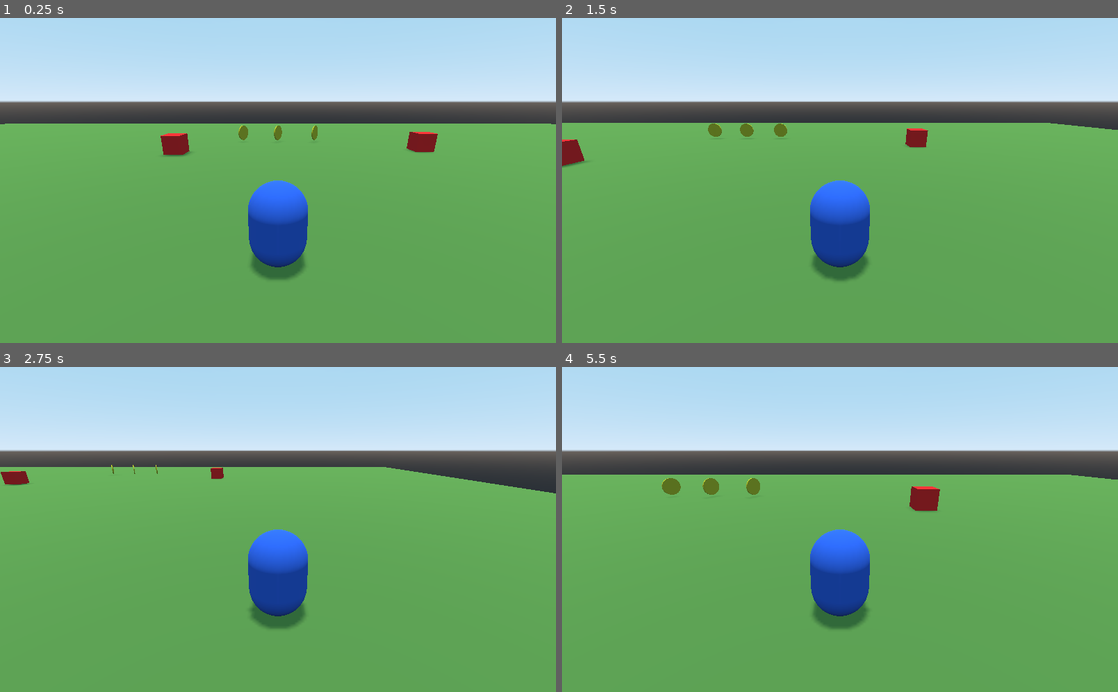
Above: before the commit, frames 1-4 (two rows, left to right).
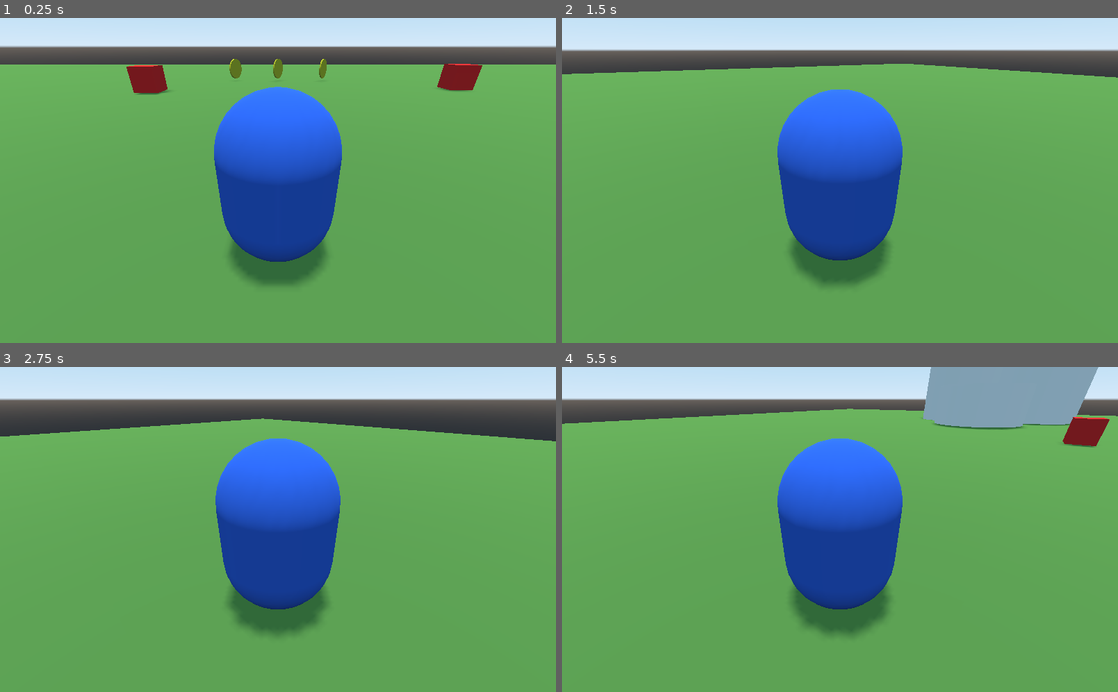
Above: after the commit, the same moments.

Repository: Aledrao/aprendendo
Game: Godot game, scene res://scenario.tscn
The game is run twice, just before and just after one commit, with the same random seed, the same clock (stepped at 60 frames per second) and the same inputs.
Inputs:
- Up to frame 1 (0.25 s): no input
- Up to frame 2 (1.5 s): hold Right (ui_right) 0.53-1.28 s; hold Down (ui_down) from 1.28 s (still down)
- Up to frame 3 (2.75 s): release Down (ui_down) at 2.03 s; hold Right (ui_right) from 2.03 s (still down)
- Up to frame 4 (5.5 s): release Right (ui_right) at 2.78 s; hold Up (ui_up) 2.78-3.53 s; hold Left (ui_left) 3.53-5.03 s; hold Down (ui_down) from 5.03 s (still down)

The runs differ from the first frame. In frame 1, 38% of the frame differs, in the area x 0-100%, y 1-83%; in frame 2, 36%; in frame 3, 36%; in frame 4, 38%.

Commit message:
Finalizacao de particulas e configuracao inicial das cameras

Diff:
--- /dev/null
+++ b/Camera.gd
@@ -0,0 +1,22 @@
+extends Camera
+
+export var distance = 4.0
+export var height = 2.0
+
+func _ready():
+	set_physics_process(true)
+	set_as_toplevel(true)
+
+func _physics_process(delta):
+	var target = get_parent().get_global_transform().origin
+	var pos = get_global_transform().origin
+	var up = Vector3(0, 1, 0)
+
+	var offset = pos - target
+
+	offset = offset.normalized() * distance
+	offset.y = height
+
+	pos = target + offset
+
+	look_at_from_position(pos, target, up)
--- a/character.tscn
+++ b/character.tscn
@@ -1,6 +1,7 @@
-[gd_scene load_steps=5 format=2]
+[gd_scene load_steps=6 format=2]
 
 [ext_resource path="res://character.gd" type="Script" id=1]
+[ext_resource path="res://Camera.gd" type="Script" id=2]
 
 [sub_resource type="CapsuleMesh" id=1]
 
@@ -12,6 +13,13 @@
 [node name="KinematicBody" type="KinematicBody"]
 script = ExtResource( 1 )
 
+[node name="target" type="Spatial" parent="."]
+
+[node name="Camera" type="Camera" parent="target"]
+transform = Transform( 1, 0, 0, 0, 0.946739, 0.322001, 0, -0.322001, 0.946739, 0, 3.94023, 7.01081 )
+doppler_tracking = 2
+script = ExtResource( 2 )
+
 [node name="MeshInstance" type="MeshInstance" parent="."]
 transform = Transform( 1, 0, 0, 0, -1.62921e-07, -1, 0, 1, -1.62921e-07, 0, 0, 0 )
 mesh = SubResource( 1 )
@@ -20,7 +28,3 @@
 [node name="CollisionShape" type="CollisionShape" parent="."]
 transform = Transform( 1, 0, 0, 0, -1.62921e-07, -1, 0, 1, -1.62921e-07, 0, 0, 0 )
 shape = SubResource( 3 )
-
-[node name="Camera" type="Camera" parent="."]
-transform = Transform( 1, 0, 0, 0, 0.946739, 0.322001, 0, -0.322001, 0.946739, 0, 3.94023, 7.01081 )
-doppler_tracking = 2
--- a/inimigo_quadrado_h.gd
+++ b/inimigo_quadrado_h.gd
@@ -2,10 +2,13 @@
 
 const VELOCIDADE = 6
 const DISTANCIA = 12
+const TIME_PERIOD = 1
 
 var posicao_inicial
 var posicao_final
 var flip = true
+var time = 0
+var dealth = false
 
 var t;
 
@@ -15,6 +18,11 @@
 	posicao_final = posicao_inicial + DISTANCIA
 
 func _process(delta):
+	if(dealth):
+		time += delta
+	else:
+		time = 0
+
 	if(posicao_inicial <= posicao_final and flip):
 		t.origin += Vector3(delta * VELOCIDADE, 0, 0)
 		set_transform(t)
@@ -27,5 +35,11 @@
 		if(t.origin.x <= posicao_inicial):
 			flip = true
 
+	if(dealth and time > TIME_PERIOD):
+		$".".queue_free()
+
 func dano():
-	$".".queue_free()
+	$MeshInstance.visible = false
+	$CollisionShape.disabled = true
+	$Particles.emitting = true
+	dealth = true
--- a/inimigo_quadrado_h.tscn
+++ b/inimigo_quadrado_h.tscn
@@ -8,6 +8,27 @@
 
 [sub_resource type="SpatialMaterial" id=3]
 albedo_color = Color( 0.898039, 0.113725, 0.113725, 1 )
+
+[sub_resource type="SpatialMaterial" id=4]
+albedo_color = Color( 0, 0, 0, 1 )
+
+[sub_resource type="ParticlesMaterial" id=6]
+emission_shape = 2
+emission_box_extents = Vector3( 1, 1, 2 )
+gravity = Vector3( 0, 0, -9.8 )
+initial_velocity = 1.13
+angular_velocity = 277.9
+angular_velocity_random = 0.16
+linear_accel = -5.26
+linear_accel_random = 0.19
+radial_accel = -5.26
+radial_accel_random = 0.19
+tangential_accel_random = 0.23
+damping = 3.51
+angle_random = 0.07
+
+[sub_resource type="CubeMesh" id=7]
+size = Vector3( 0.4, 0.4, 0.4 )
 
 [node name="inimigo_quadrado_h" type="StaticBody"]
 collision_layer = 4
@@ -19,3 +40,9 @@
 [node name="MeshInstance" type="MeshInstance" parent="."]
 mesh = SubResource( 2 )
 material/0 = SubResource( 3 )
+
+[node name="Particles" type="Particles" parent="."]
+material_override = SubResource( 4 )
+emitting = false
+process_material = SubResource( 6 )
+draw_pass_1 = SubResource( 7 )
--- a/inimigo_quadrado_v.tscn
+++ b/inimigo_quadrado_v.tscn
@@ -14,10 +14,9 @@
 
 [sub_resource type="ParticlesMaterial" id=5]
 emission_shape = 2
-emission_box_extents = Vector3( 2, 1, 1 )
+emission_box_extents = Vector3( 1, 1, 2 )
 gravity = Vector3( 0, 0, -9.8 )
 initial_velocity = 1.13
-initial_velocity_random = 0.08
 angular_velocity = 277.9
 angular_velocity_random = 0.16
 linear_accel = -1.76
Not shown: 1 places in inimigo_quadrado_h.tscn that only renumber resources
